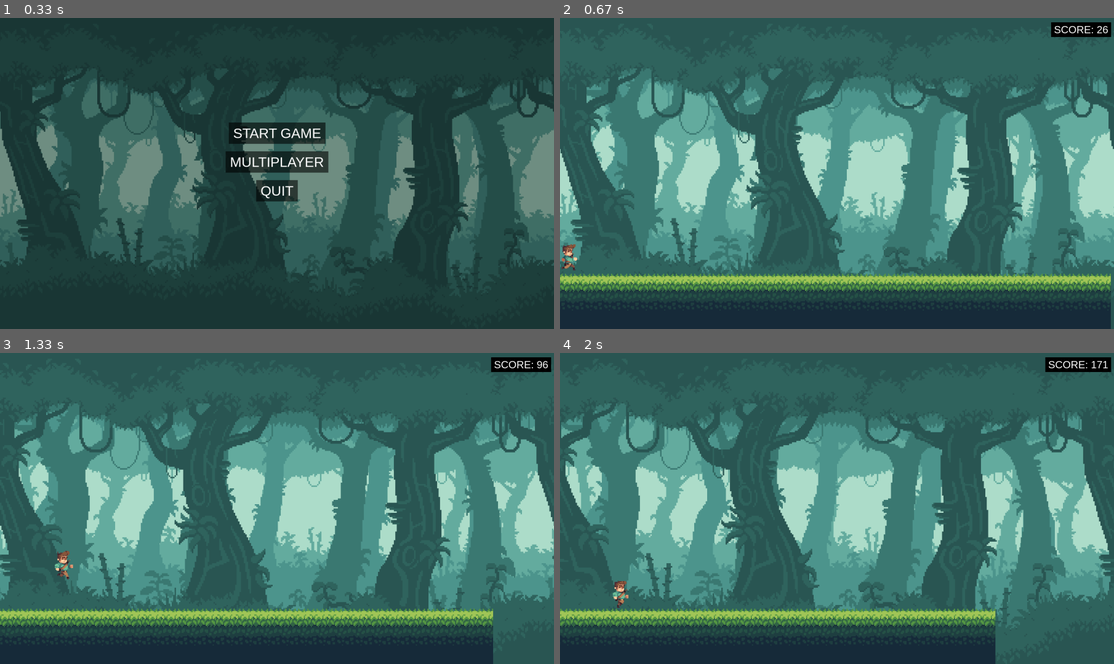
Above: before the commit, frames 1-4 (two rows, left to right).
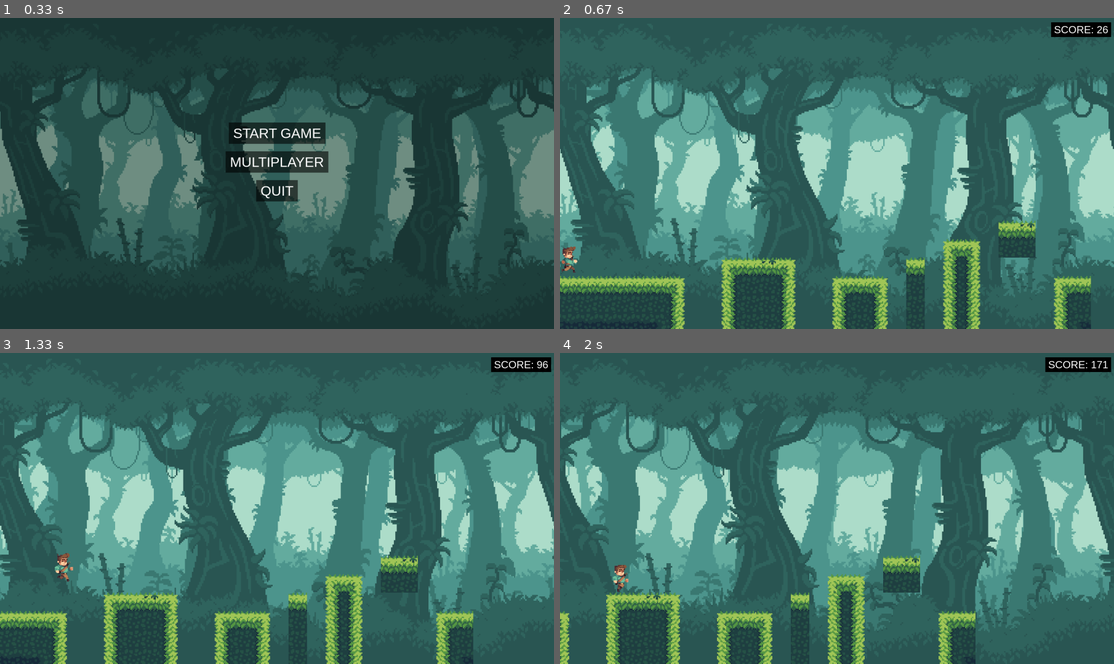
Above: after the commit, the same moments.

Repository: PyroJet1/Pygame-Multiplayer-Endless-Scroller
Game: pygame game, started from __main__.py
Two runs of this game, one before a commit and one after it. Both use one fixed random seed, a clock stepped at 60 frames per second and the inputs below.
Inputs:
- Up to frame 1 (0.33 s): no input
- Up to frame 2 (0.67 s): click "START GAME" at 0.38 s
- Up to frame 3 (1.33 s): hold D 0.67-1.13 s; hold D from 1.17 s (still down); tap Space at 1.23 s
- Up to frame 4 (2 s): tap Space at 1.53, 1.73 s; release D at 1.63 s; hold A from 1.67 s (still down)

Frame 1 is identical in both runs. In frame 2, 13% of the frame differs, in the area x 0-100%, y 65-100%; in frame 3, 13%; in frame 4, 12%.

Commit message:
complex maps from csv files

Diff:
--- a/tile.py
+++ b/tile.py
@@ -1,4 +1,4 @@
-import pygame
+import pygame, csv, os
 
 class Tile(pygame.sprite.Sprite):
     def __init__(self, image, x, y, speed):
--- a/world.py
+++ b/world.py
@@ -1,24 +1,39 @@
-import pygame
+import pygame, csv, os
 from tile import Tile
 
 class World:
     def __init__(self, screen):
         self.screen = screen
+
         self.Grass = pygame.image.load("jungle-tileset/Grass1.png").convert_alpha()
+        self.Grass2 = pygame.image.load("jungle-tileset/grass2.png").convert_alpha()
+        self.Grass3 = pygame.image.load("jungle-tileset/Grass3.png").convert_alpha()
         self.Mud = pygame.image.load("jungle-tileset/mud.png").convert_alpha()
+        self.Right_mud = pygame.image.load("jungle-tileset/rightmud.png").convert_alpha()
+        self.Left_mud = pygame.image.load("jungle-tileset/mudleft.png").convert_alpha()
+        self.Plainmud = pygame.image.load("jungle-tileset/plainmud.png").convert_alpha()
         self.Deep = pygame.image.load("jungle-tileset/deepmud.png").convert_alpha()
-        self.TILE_W, self.TILE_H = self.Grass.get_size()
+        self.Left_corner = pygame.image.load("jungle-tileset/leftcorner.png").convert_alpha()
+        self.Left_wall = pygame.image.load("jungle-tileset/leftwall.png").convert_alpha()
+        self.Right_corner = pygame.image.load("jungle-tileset/rightcorner.png").convert_alpha()
+        self.Right_wall = pygame.image.load("jungle-tileset/rightwall.png").convert_alpha()
+
+        self.tile_size = 64
         self.ground_sprites = pygame.sprite.Group()
         self.spawn_x = 0
         self.GROUND_SPEED = 5
+        self.start_x = 0
+        self.start_y = 0
+
+        self.load_tiles("maps/endless_scroller_tileset1.csv", self.GROUND_SPEED)
 
 
+    def spawn_ground(self, column_group, spawn_x, speed, screen_height, filename):
 
-    def spawn_ground(self, column_group, spawn_x, speed, screen_height):
-        # vertical positions: top of grass layer
-        deep_y = screen_height - self.TILE_H
-        mud_y = deep_y - self.TILE_H
-        grass_y = mud_y - self.TILE_H
+        #vertical positions: top of grass layer
+        deep_y = screen_height - self.tile_size
+        mud_y = deep_y - self.tile_size
+        grass_y = mud_y - self.tile_size
 
         # create one tile of each type at (spawn_x, y)
         column_group.add(Tile(self.Grass, spawn_x, grass_y, speed))
@@ -26,18 +41,51 @@
         column_group.add(Tile(self.Deep, spawn_x, deep_y, speed))
 
         # advance spawn_x
-        return spawn_x + self.TILE_W
+        return spawn_x + self.tile_size
+
+    def load_tiles(self, filename, speed):
+        map_data = self.read_csv(filename)
+        x, y = 0, 0
+        for row in map_data:
+            x = 0
+            for tile in row:
+                if tile == '0':
+                    self.ground_sprites.add(Tile(self.Plainmud, x * self.tile_size, y * self.tile_size, speed))
+                elif tile == '1':
+                    self.ground_sprites.add(Tile(self.Grass2, x * self.tile_size, y * self.tile_size, speed))
+                elif tile == '2':
+                    self.ground_sprites.add(Tile(self.Grass, x * self.tile_size, y * self.tile_size, speed))
+                elif tile == '3':
+                    self.ground_sprites.add(Tile(self.Grass3, x * self.tile_size, y * self.tile_size, speed))
+                elif tile == '4':
+                    self.ground_sprites.add(Tile(self.Left_corner, x * self.tile_size, y * self.tile_size, speed))
+                elif tile == '5':
+                    self.ground_sprites.add(Tile(self.Left_wall, x * self.tile_size, y * self.tile_size, speed))
+                elif tile == '6':
+                    self.ground_sprites.add(Tile(self.Deep, x * self.tile_size, y * self.tile_size, speed))
+                elif tile == '7':
+                    self.ground_sprites.add(Tile(self.Mud, x * self.tile_size, y * self.tile_size, speed))
+                elif tile == '8':
+                    self.ground_sprites.add(Tile(self.Left_mud, x * self.tile_size, y * self.tile_size, speed))
+                elif tile == '9':
+                    self.ground_sprites.add(Tile(self.Right_wall, x * self.tile_size, y * self.tile_size, speed))
+                elif tile == '10':
+                    self.ground_sprites.add(Tile(self.Right_mud, x * self.tile_size, y * self.tile_size, speed))
+                elif tile == '11':
+                    self.ground_sprites.add(Tile(self.Right_corner, x * self.tile_size, y * self.tile_size, speed))
+                x += 1
+            y += 1
+        return map_data
 
     def world_run(self):
         self.ground_sprites.update()
-
-        rightmost_x = 0
-        for tile in self.ground_sprites:
-            if tile.rect.right > rightmost_x:
-                rightmost_x = tile.rect.right
+        self.ground_sprites.draw(self.screen)
 
 
-        while self.spawn_x < self.screen.get_width() + self.TILE_W:
-            self.spawn_x = self.spawn_ground(self.ground_sprites, self.spawn_x, self.GROUND_SPEED, self.screen.get_height())
-
-        self.ground_sprites.draw(self.screen)
+    def read_csv(self, filename):
+        map=[]
+        with open(os.path.join(filename)) as data:
+            data = csv.reader(data, delimiter=',')
+            for row in data:
+                map.append(list(row))
+            return map
